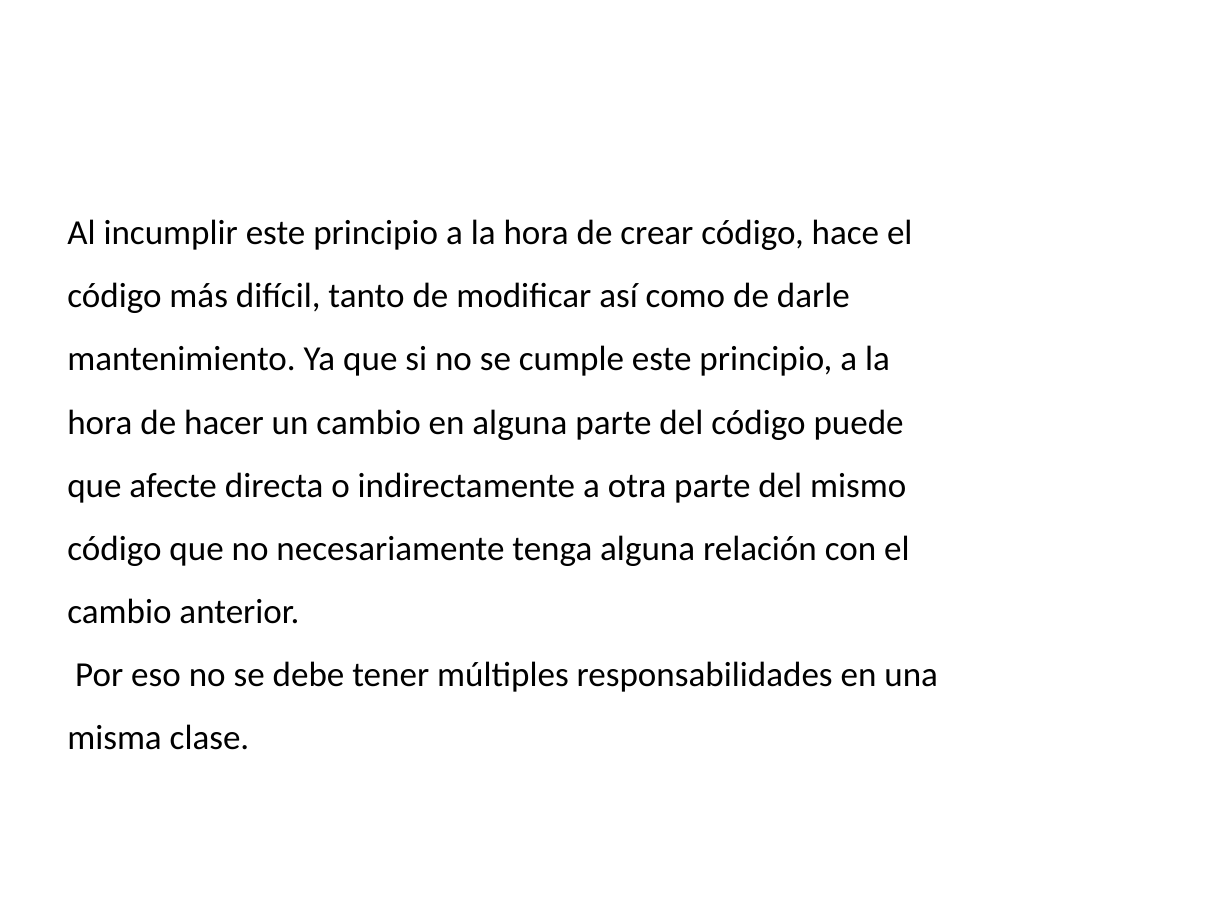
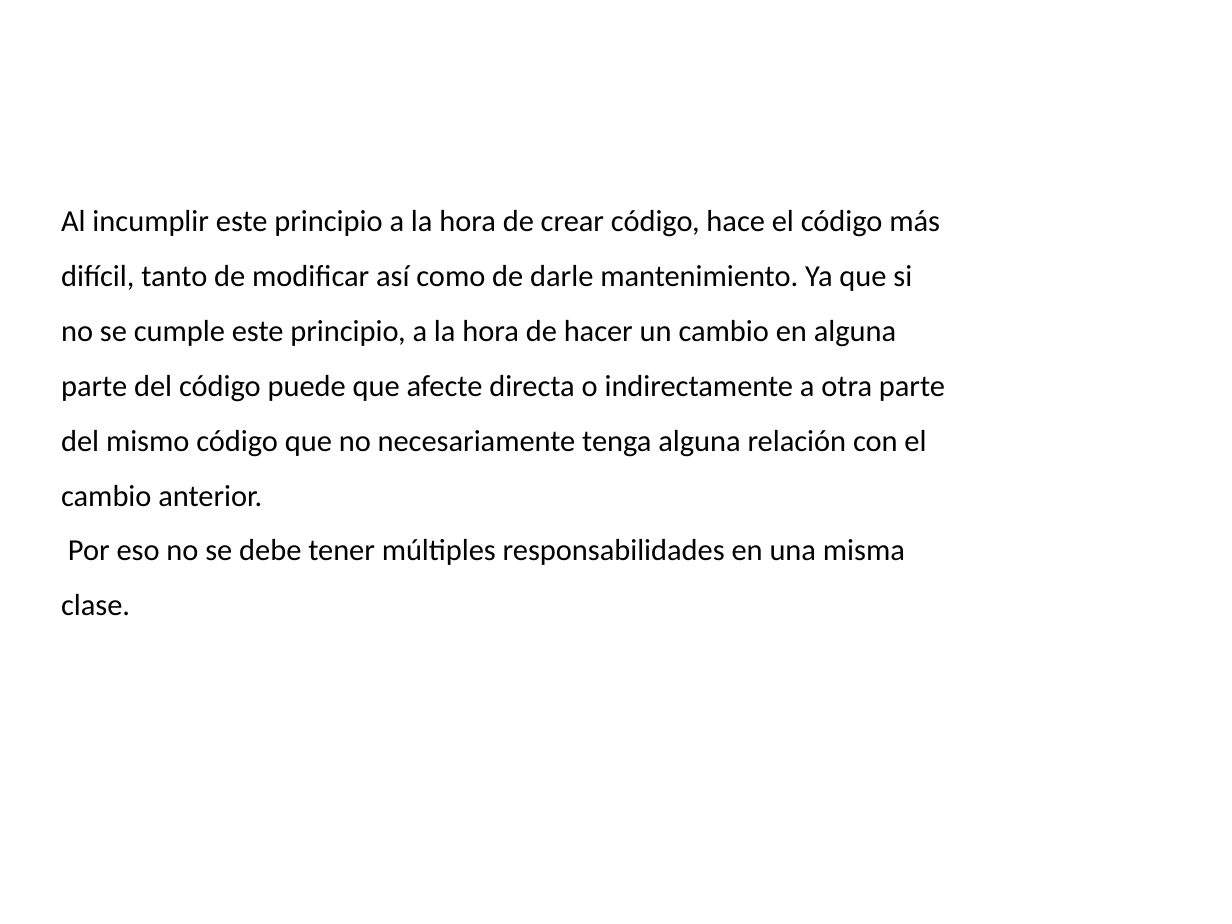
Before and after one commit to Ponchiux0710/investigation-bravo, a slide deck: slide 4 of Documents/Presentacion Responsabilidad Unica Grupo Bravo.pptx. Drawn at 1232x924 pixels with LibreOffice and Linux fonts; fonts in the diff are those of the drawing; background and template pictures are left out. Boxes give left, top, right and bottom in pixels: in the first picture for what was removed or moved away, otherwise in the second. Text is boxed around its words. In the diff, an @@ line names an element or a change of style, - is before the commit and + after.

Commit message:
edicion Presentacion Responsabilidad Unica Grupo Bravo.pptx

```diff
--- a/Documents/Presentacion Responsabilidad Unica Grupo Bravo.pptx
+++ b/Documents/Presentacion Responsabilidad Unica Grupo Bravo.pptx
@@ text "Al incumplir este principio a ..." at (61,210,945,616): size 20.5 to 17.8 pt @@
```
Also in this commit, not shown: 4 other slides changed, 3 slides added.
